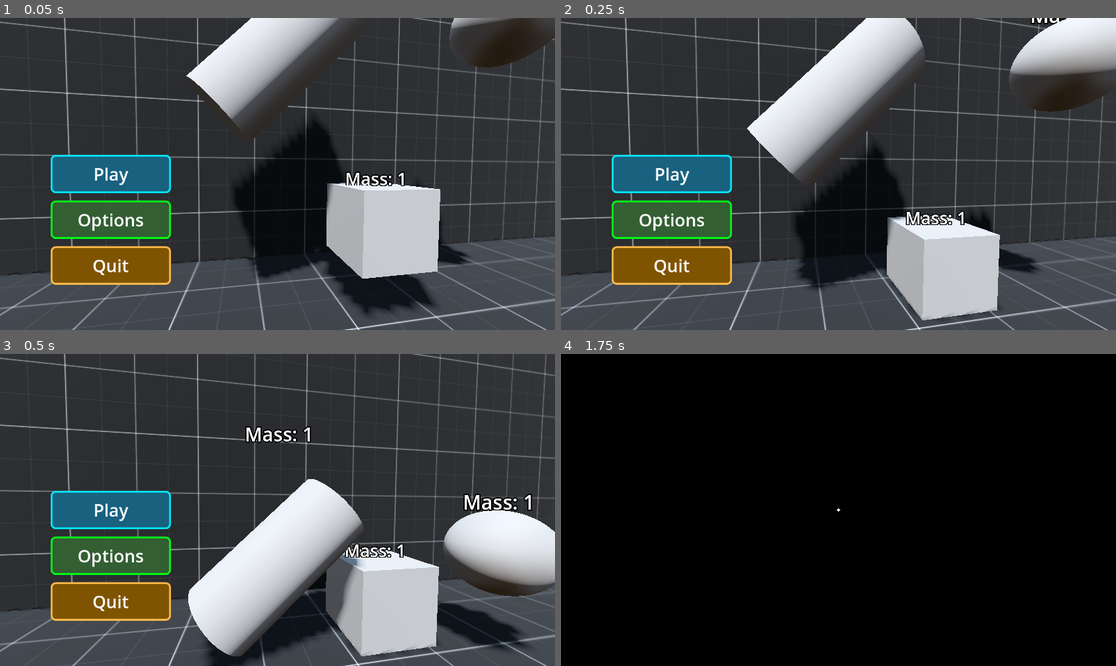
Above: before the commit, frames 1-4 (two rows, left to right).
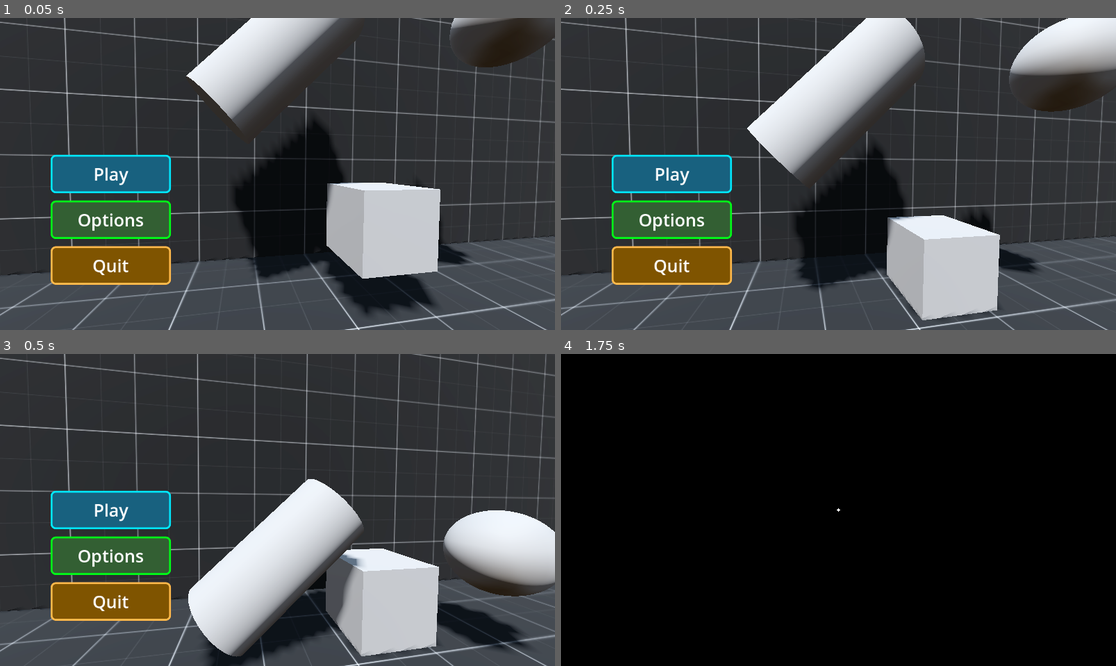
Above: after the commit, the same moments.

Repository: Radian6405/Rescale
Game: Godot game, scene res://scenes/menus/main_menu.tscn
Same seed, same stepped clock (60 frames per second), same inputs: the game is played once before the commit and once after it. This scene is started directly instead of the project's main scene.
Inputs (mouse positions are in pixels of both pictures, inside the frame that each line leads up to):
- Up to frame 1 (0.05 s): no input
- Up to frame 2 (0.25 s): no input
- Up to frame 3 (0.5 s): no input
- Up to frame 4 (1.75 s): click "Play" at 0.5 s; click (727, 547) at 1.25 s

The runs differ from the first frame. In frame 1, 0.3% of the frame differs, in the area x 62-73%, y 49-54%; in frame 2, 0.3%; in frame 3, 1.1%, in the area x 44-96%, y 23-66%; in frame 4, nothing differs.

Commit message:
fix: added range to helper labels of picker and platforms

Diff:
--- a/levels/Chapter 1/level_1_1.tscn
+++ b/levels/Chapter 1/level_1_1.tscn
@@ -125,6 +125,9 @@
 
 [node name="CollisionShape3D" parent="PlatformManager/Platform" index="3"]
 shape = SubResource("BoxShape3D_t86au")
+
+[node name="MassLabel" parent="PlatformManager/Platform" index="4"]
+visibility_range_end = 0.0
 
 [node name="DoorManager" type="Node3D" parent="."]
 
--- a/levels/Chapter 1/level_1_3.tscn
+++ b/levels/Chapter 1/level_1_3.tscn
@@ -99,7 +99,7 @@
 [node name="PlatformManager" type="Node3D" parent="."]
 
 [node name="Platform" parent="PlatformManager" node_paths=PackedStringArray("door_obj") instance=ExtResource("4_sksqw")]
-transform = Transform3D(1, 0, 0, 0, 1, 0, 0, 0, 1, 38.9943, 1.04196, 11.0483)
+transform = Transform3D(-4.37114e-08, 0, -1, 0, 1, 0, 1, 0, -4.37114e-08, 38.9943, 1.04196, 11.0483)
 MASS_REQUIRED = 5
 door_obj = NodePath("../../DoorManager/BrownDoor2")
 
--- a/scenes/menus/main_menu.tscn
+++ b/scenes/menus/main_menu.tscn
@@ -19,6 +19,9 @@
 sky = SubResource("Sky_u4x6p")
 tonemap_mode = 2
 glow_enabled = true
+
+[sub_resource type="BoxShape3D" id="BoxShape3D_co7gw"]
+resource_local_to_scene = true
 
 [sub_resource type="StyleBoxFlat" id="StyleBoxFlat_sfqi2"]
 bg_color = Color(0.09625, 0.382445, 0.496426, 1)
@@ -194,17 +197,35 @@
 initial_scale = 0.5
 max_scale = 0.5
 
+[node name="MassLabel" parent="Pickups/cube_pickup/MassLabelController" index="0"]
+visibility_range_end = 0.0
+modulate = Color(1, 1, 1, 0)
+outline_modulate = Color(0, 0, 0, 0)
+
+[node name="PickupCollidor" parent="Pickups/cube_pickup/pickuphelper" index="0"]
+shape = SubResource("BoxShape3D_co7gw")
+
 [node name="cylinder_pickup" parent="Pickups" instance=ExtResource("3_eg2gw")]
 transform = Transform3D(0.707107, -0.707107, 0, 0.707107, 0.707107, 0, 0, 0, 1, 0.9, 1.6, 1.8)
 initial_scale = 0.5
 max_scale = 0.5
 min_scale = 0.5
 
+[node name="MassLabel" parent="Pickups/cylinder_pickup/MassLabelController" index="0"]
+visibility_range_end = 0.0
+modulate = Color(1, 1, 1, 0)
+outline_modulate = Color(0, 0, 0, 0)
+
 [node name="sphere_pickup" parent="Pickups" instance=ExtResource("4_0rofk")]
 transform = Transform3D(1, 0, 0, 0, 1, 0, 0, 0, 1, -0.4, 1.8, 1.5)
 initial_scale = 0.5
 max_scale = 0.5
 min_scale = 0.5
+
+[node name="MassLabel" parent="Pickups/sphere_pickup/MassLabelController" index="0"]
+visibility_range_end = 0.0
+modulate = Color(1, 1, 1, 0)
+outline_modulate = Color(0, 0, 0, 0)
 
 [node name="MainControl" type="Control" parent="."]
 visible = false
@@ -404,3 +425,7 @@
 [connection signal="pressed" from="LevelControl/VBoxContainer/HBoxContainer/VBoxContainer/Level1Button" to="." method="_on_level_1_button_pressed"]
 [connection signal="pressed" from="LevelControl/VBoxContainer/HBoxContainer/VBoxContainer2/Level2Button" to="." method="_on_level_2_button_pressed"]
 [connection signal="pressed" from="LevelControl/VBoxContainer/HBoxContainer/VBoxContainer3/Level3Button" to="." method="_on_level_3_button_pressed"]
+
+[editable path="Pickups/cube_pickup"]
+[editable path="Pickups/cylinder_pickup"]
+[editable path="Pickups/sphere_pickup"]
--- a/scenes/pickups/pickup.tscn
+++ b/scenes/pickups/pickup.tscn
@@ -10,6 +10,7 @@
 [node name="MassLabelController" type="Node3D" parent="."]
 
 [node name="MassLabel" type="Label3D" parent="MassLabelController"]
+visibility_range_end = 10.0
 billboard = 1
 text = "text"
 font_size = 48
--- a/scenes/platforms/platform.tscn
+++ b/scenes/platforms/platform.tscn
@@ -20,6 +20,7 @@
 shape = SubResource("BoxShape3D_2pmgn")
 
 [node name="MassLabel" type="Label3D" parent="."]
+visibility_range_end = 10.0
 billboard = 1
 text = "text"
 font_size = 48
Not shown: 1 places in scenes/menus/main_menu.tscn that only renumber resources
